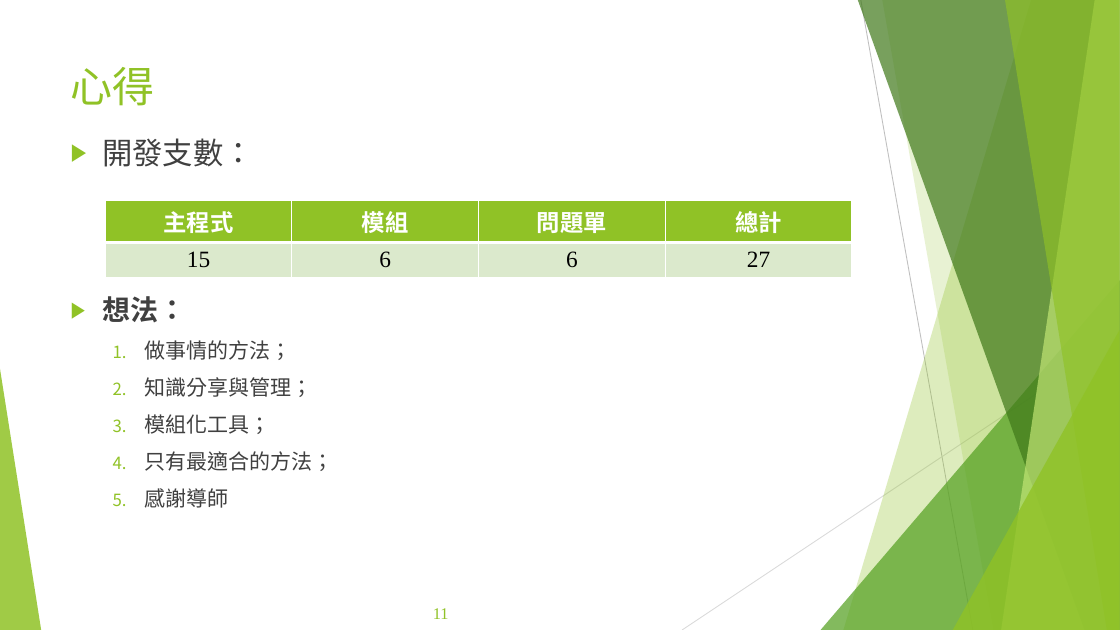
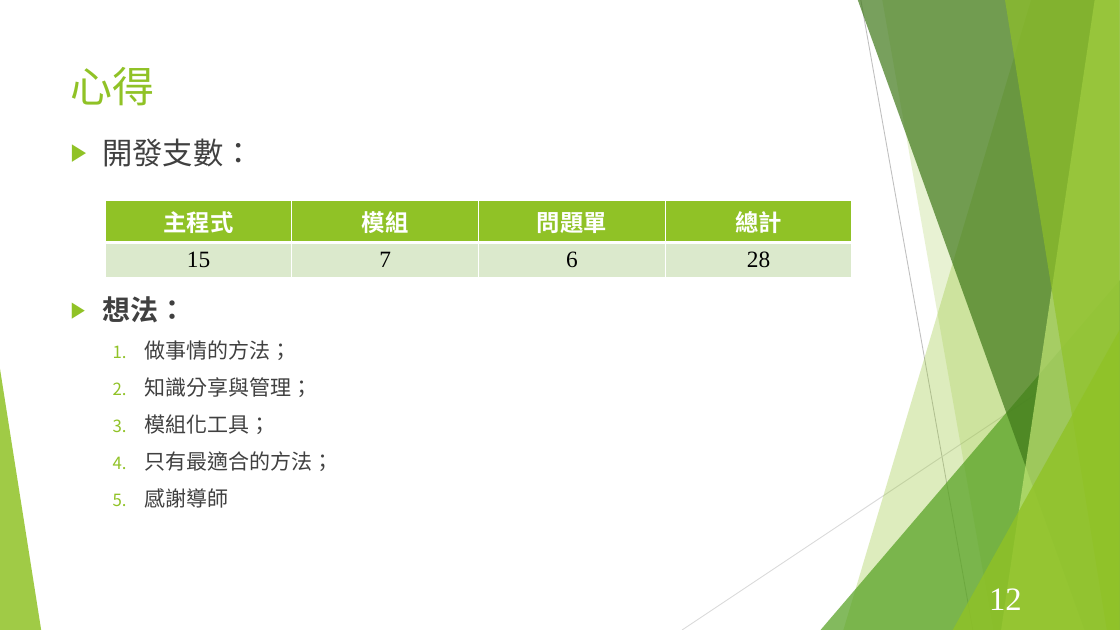
Before and after one commit to Szying/Js_Tools, a slide deck: slide 12 of 期末報告.pptx (slide 11 before the commit). Drawn at 1120x630 pixels with LibreOffice and Linux fonts; fonts in the diff are those of the drawing. Boxes give left, top, right and bottom in pixels: in the first picture for what was removed or moved away, otherwise in the second. Text is boxed around its words. In the diff, an @@ line names an element or a change of style, - is before the commit and + after.

```diff
--- a/期末報告.pptx
+++ b/期末報告.pptx
@@ table at box(105, 201, 851, 274) @@
-row 2, column 2: 6
+row 2, column 2: 7
-row 2, column 4: 27
+row 2, column 4: 28
@@ page number added at box(989, 588, 1022, 610), 28 pt, text #FFFFFF @@
+12
@@ page number removed at box(433, 608, 449, 619) @@
-11
```
Also in this commit, not shown: 25 other slides changed, 1 slide added.
